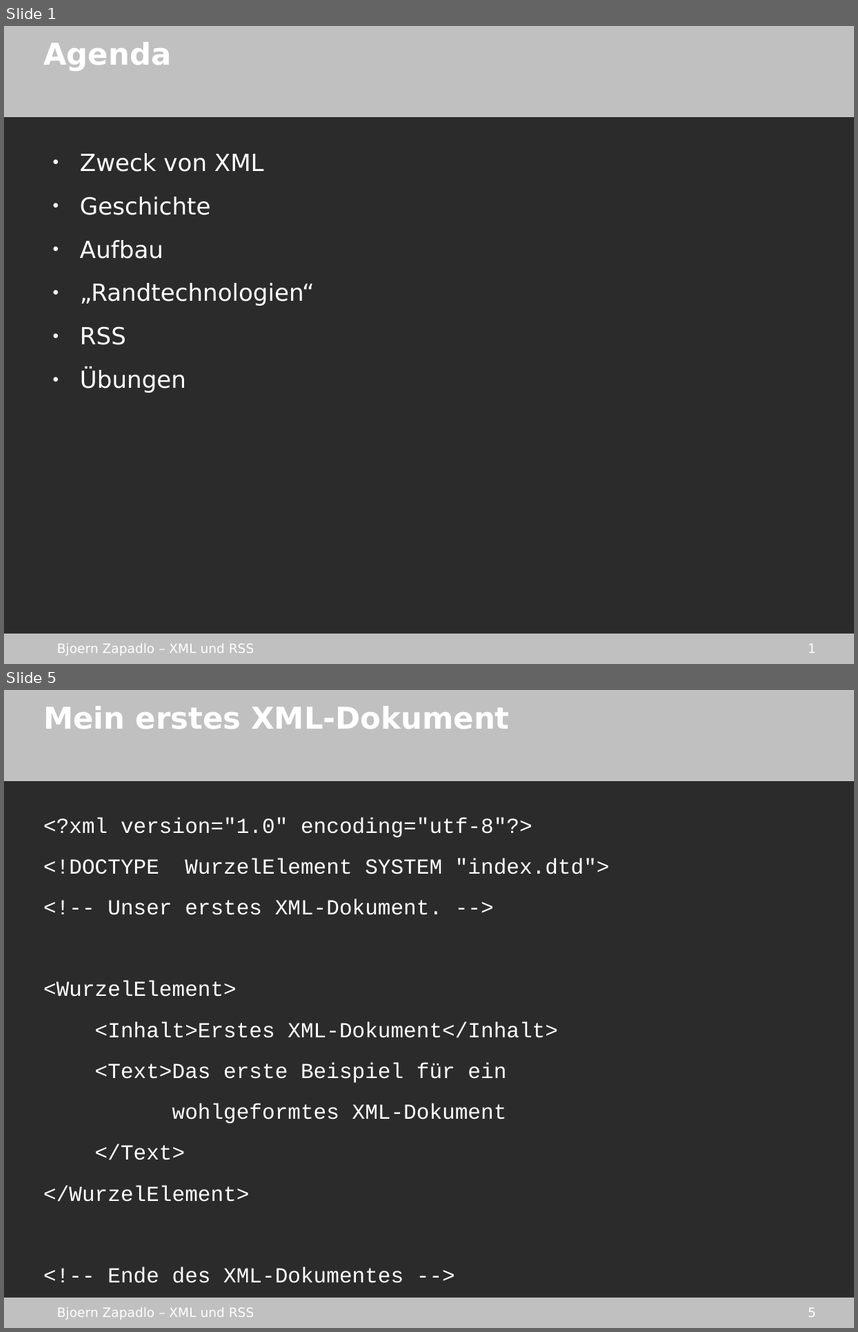
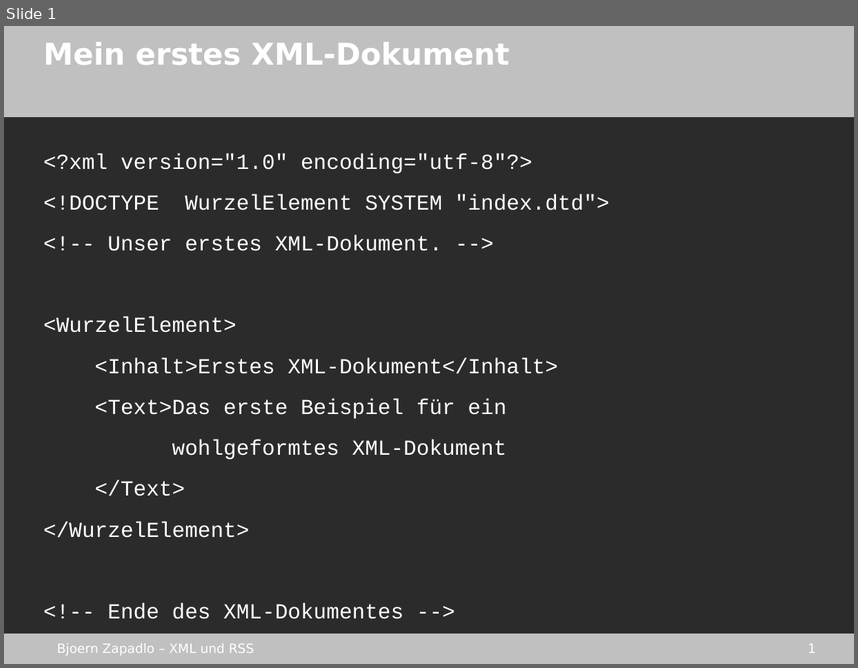
Before and after one commit to gmb2012/sae-xml_rss, a slide deck: stuff/xml_rss.odp. Shown one above the other, each under a label of ours: slides 1 and 5 before the commit, slide 1 after it; the slides between them are not shown. The pictures are 858x1332 and 858x668 pixels, drawn with LibreOffice and Linux fonts; fonts in the diff are those of the drawing; background and template pictures are left out; a plain dark background stands for a picture behind light text. Boxes give left, top, right and bottom in pixels: in the first picture for what was removed or moved away, otherwise in the second. Text is boxed around its words. In the diff, an @@ line names an element or a change of style, - is before the commit and + after.

```diff
--- a/stuff/xml_rss.odp
+++ b/stuff/xml_rss.odp
@@ slide 1 removed at (4, 26, 854, 664), background picture (left out); not listed: 4 template elements that a slide beside it also shows @@
@@ title removed at (43, 42, 171, 71) @@
-Agenda
@@ text removed at (80, 153, 314, 392) @@
-● Zweck von XML
-● Geschichte
-● Aufbau
-● „Randtechnologien“
-● RSS
-● Übungen
@@ what was slide 5 is now slide 1 @@
@@ page number at (808, 644, 816, 653): text changed @@
-5
+1
```
Also in this commit, not shown: 1 slide added, 3 other slides removed, 1 other file.
